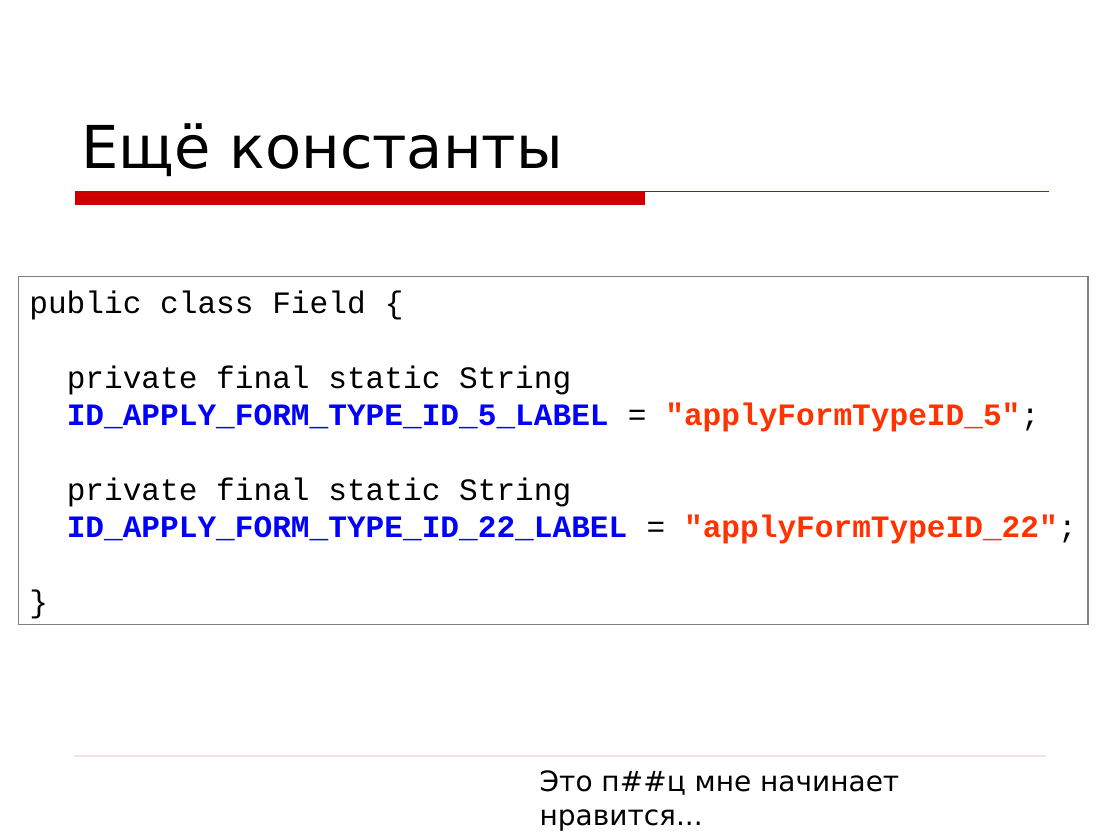
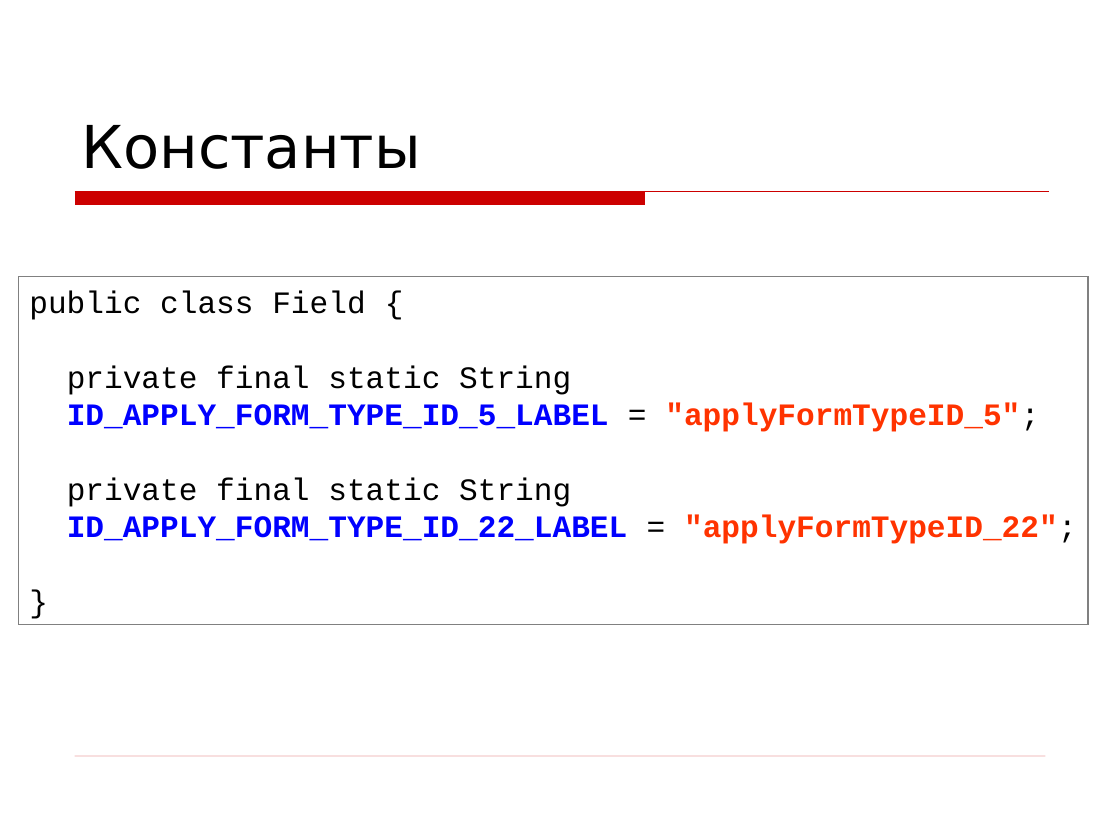
Before and after one commit to asolntsev/presentations, a slide deck: slide 24 of wtf-code/WTF_code.jug-lv.ru.ppt (slide 35 before the commit). Drawn at 1120x840 pixels with LibreOffice and Linux fonts; fonts in the diff are those of the drawing; background and template pictures are left out. Boxes give left, top, right and bottom in pixels: in the first picture for what was removed or moved away, otherwise in the second. Text is boxed around its words. In the diff, an @@ line names an element or a change of style, - is before the commit and + after.

```diff
--- a/wtf-code/WTF_code.jug-lv.ru.ppt
+++ b/wtf-code/WTF_code.jug-lv.ru.ppt
@@ title at <box>81,125,421,169</box>: text changed @@
-Ещё константы
+Константы
@@ text removed at <box>540,770,899,831</box> @@
-Это п##ц мне начинает нравится...
```
Also in this commit, not shown: 10 other slides changed, 26 slides removed, 1 other file.
